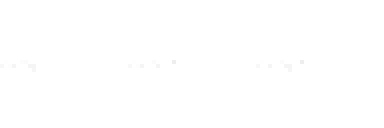
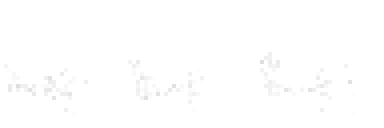
Layers edited between the first and the second 384 x 128 image:
painted on "Layer 3" over [0, 52, 352, 116]
